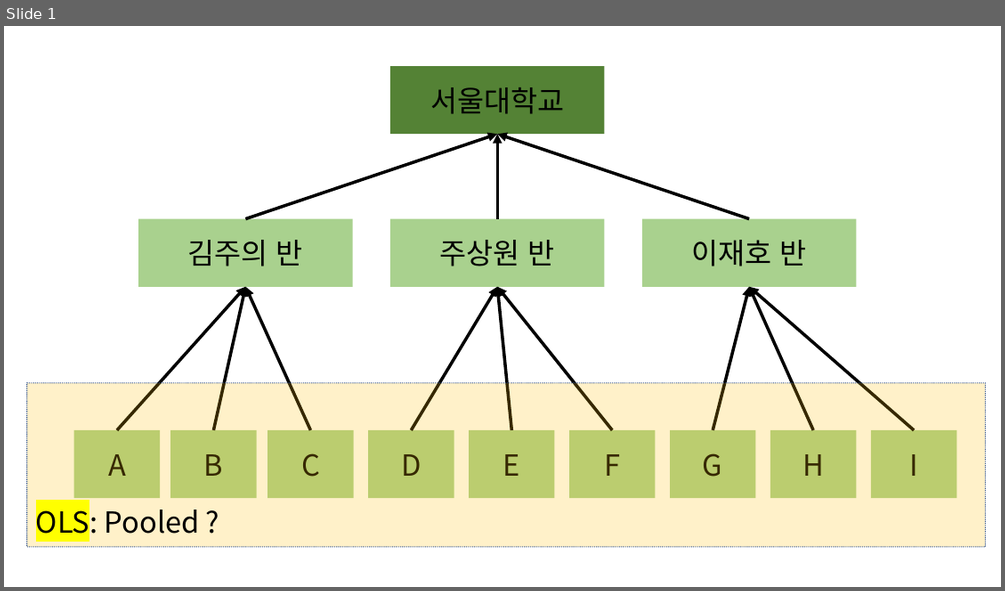
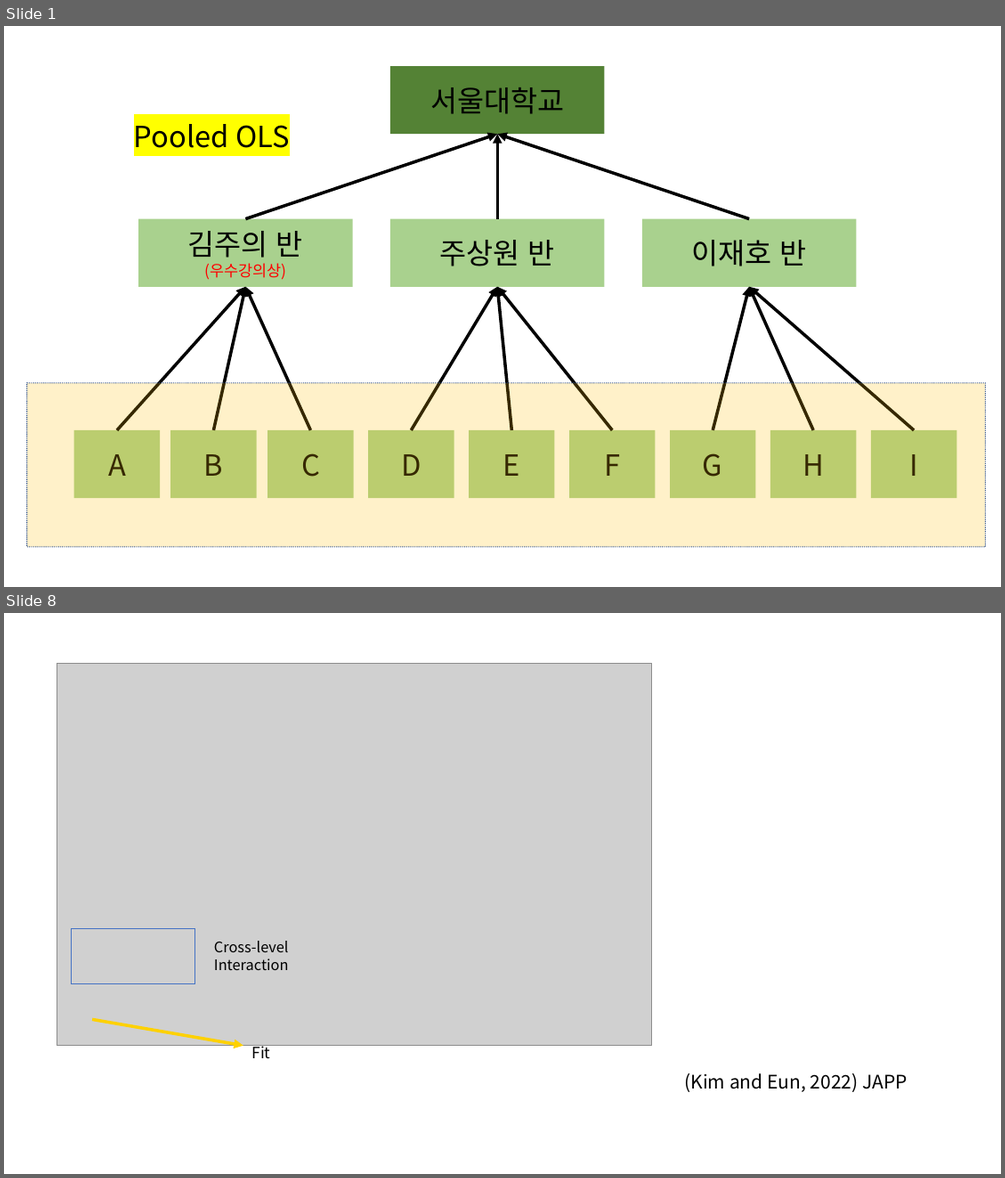
Before and after one commit to SangwonJu/HLM, a slide deck: 그림.pptx. Shown one above the other, each under a label of ours: slide 1 before the commit, slides 1 and 8 after it; the slides between them are not shown. The pictures are 1005x591 and 1005x1178 pixels, drawn with LibreOffice and Linux fonts; fonts in the diff are those of the drawing; grey boxes stand for pictures. Boxes give left, top, right and bottom in pixels: in the first picture for what was removed or moved away, otherwise in the second. Text is boxed around its words. In the diff, an @@ line names an element or a change of style, - is before the commit and + after.

```diff
--- a/그림.pptx
+++ b/그림.pptx
@@ slide 8 added at (4, 613, 1001, 1174), background #FFFFFF @@
@@ picture added at (57, 663, 652, 1046) @@
@@ rectangle added at (71, 929, 195, 984), outline #4472C4 0.75 pt @@
@@ text added at (214, 941, 289, 970), 14 pt, text #000000 @@
+Cross-level Interaction
@@ arrow added from (92, 1019) to (243, 1046), #FED100 3 pt @@
@@ text added at (251, 1043, 270, 1059), 15 pt, text #000000 @@
+Fit
@@ text added at (684, 1073, 907, 1092), 18 pt, text #000000 @@
+(Kim and Eun, 2022) JAPP
@@ slide 1 changed as well @@
@@ text at (134, 124, 290, 148): text changed @@
-OLS: Pooled ?
+Pooled OLS
@@ text in rectangle at (188, 231, 303, 280): text changed; size 28 to 15 pt; text colour #000000 to #FF0000 @@
-김주의 반
+김주의 반
+(우수강의상)
```
Also in this commit, not shown: 9 other slides added, 45 other files.
